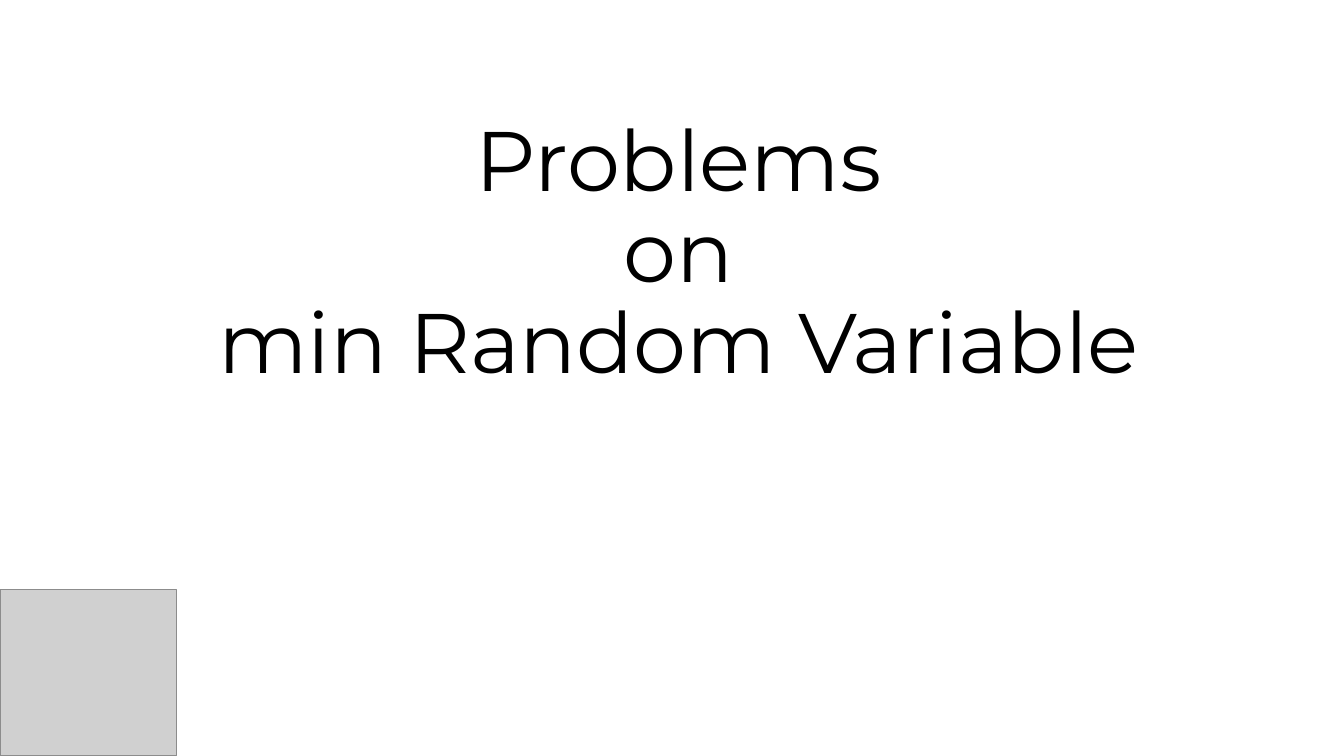
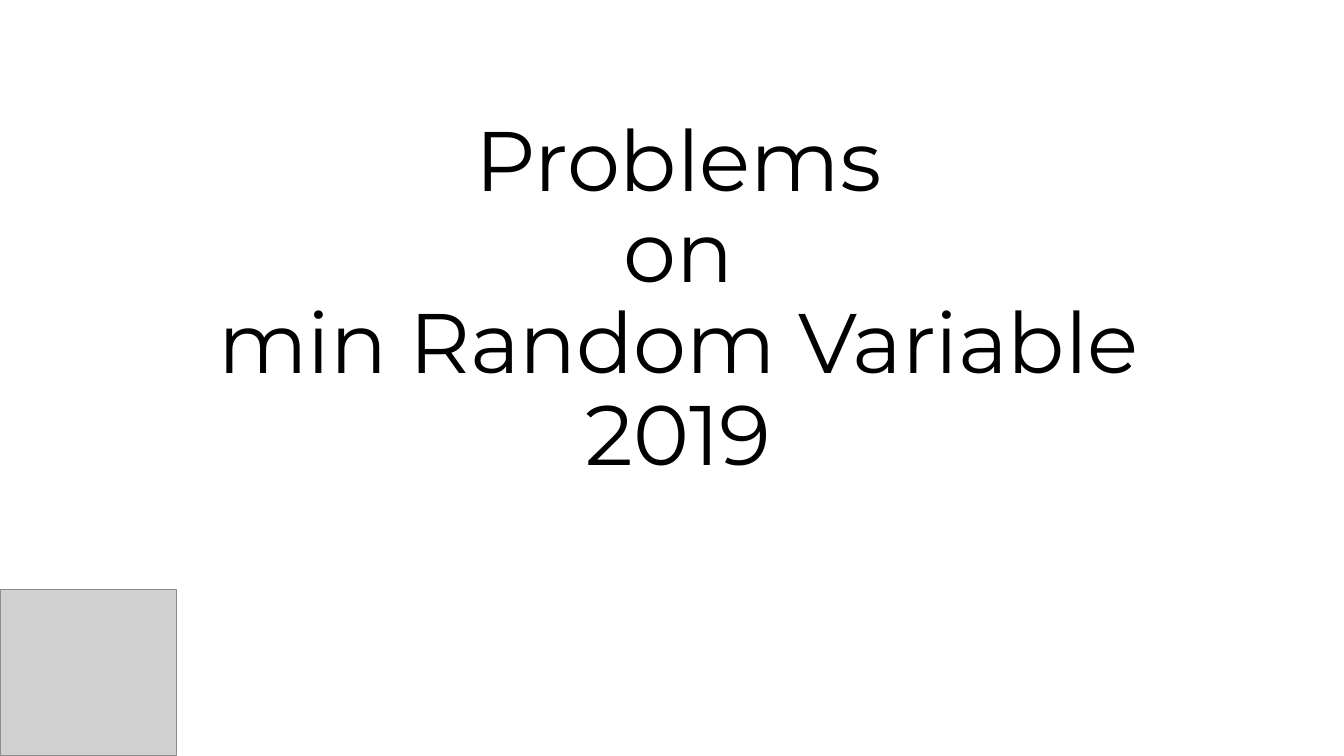
Before and after one commit to jinmang2/probability, a slide deck: slide 1 of 최소확률변수 임용고시 2019.pptx. Drawn at 1344x756 pixels with LibreOffice and Linux fonts; fonts in the diff are those of the drawing; grey boxes stand for pictures. Boxes give left, top, right and bottom in pixels: in the first picture for what was removed or moved away, otherwise in the second. Text is boxed around its words. In the diff, an @@ line names an element or a change of style, - is before the commit and + after.

```diff
--- a/최소확률변수 임용고시 2019.pptx
+++ b/최소확률변수 임용고시 2019.pptx
@@ title at <box>218,128,1138,466</box>: text changed @@
-Problems
-on
-min Random Variable
+Problems
+on
+min Random Variable
+2019
```
Also in this commit, not shown: 7 slides added, 1 slide removed.
